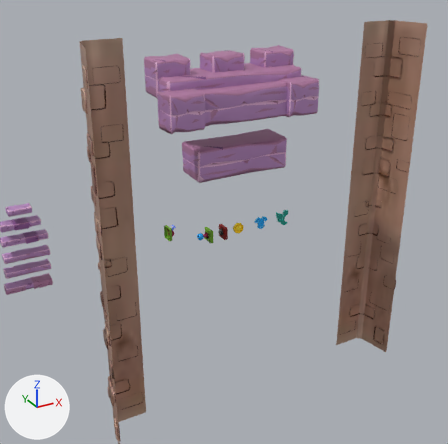
The FBX model Tower-Style-Game/Assets/Arts/Tower_style_assets_V01.fbx as it was, and as the next commit left it.
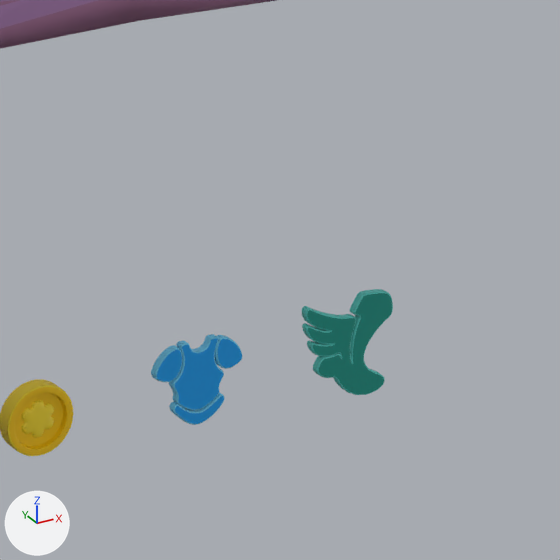
Old and new are each drawn from a 50 mm lens placed at (-12.95, -21.64, 11.26), pointed at (-0.49, 1.02, -0.07) and again close up on the part from 52% to 70% of the width and 38% to 56% of the height. The axes (+X, +Y, +Z) are drawn at lower left. The lights are the same throughout. Where no turn or scale is listed for an object, it has been applied to the vertices.

Names of what the first close-up shows: 'Armor', 'Coin', 'Double_jump1', 'Platform_Down'.
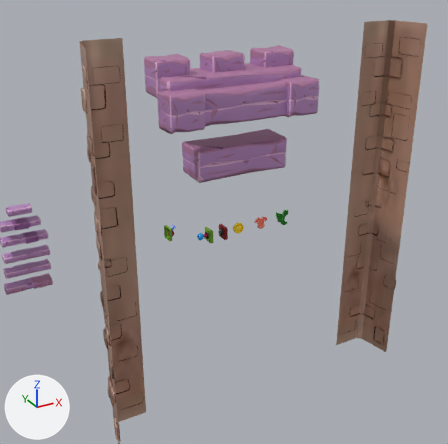
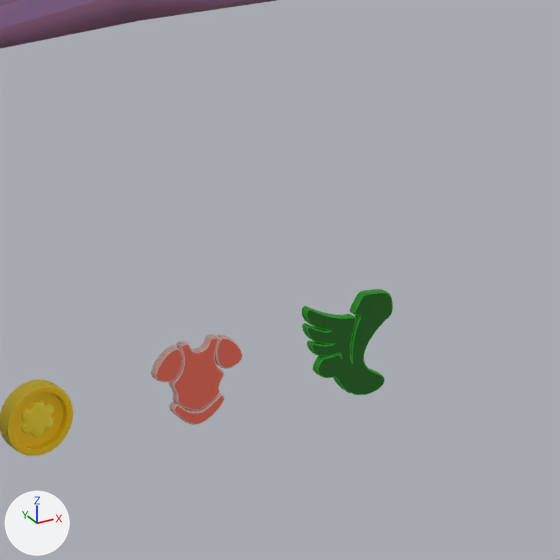
The change, as JSON lines over the scene's bpy script:
```json
{"block": "me_mesh_001", "where": "# used by ob_armor; location = (0.847, 0.0, 0.045)"}
{"op": "remove", "block": "me_mesh_001", "code": "me_mesh_001.from_pydata(...)  # 1128 vertices, 2240 faces; spans x -0.33..0.322, y -0.03..0.03, z -0.337..0.247"}
{"op": "add", "block": "me_mesh_001", "code": "me_mesh_001.from_pydata(...)  # 865 vertices, 1714 faces; spans x -0.33..0.322, y -0.03..0.03, z -0.338..0.247"}
{"block": "me_mesh_001", "change": "me_mesh_001 part 2: 24 vertices moved from x -0.186..0.187, y -0.03..0.03, z -0.195..0.245 to x -0.186..0.187, y -0.03..0.03, z -0.195..0.247; 432 vertices removed from x -0.314..0.307, y -0.03..0.03, z -0.337..0.247; 169 vertices added at x -0.311..0.303, y -0.03..0.03, z -0.338..0.247"}
{"block": "me_mesh_001", "change": "me_mesh_001 part 3: 922 kept faces spanning x -0.33..0.322, y -0.03..0.03, z -0.337..0.246 get new texture (UV) coordinates"}
{"block": "me_mesh", "where": "me_mesh.from_pydata(...)  # 1404 vertices, 2804 faces; spans x -0.3..0.376, y -0.03..0.03, z -0.421..0.298"}
{"block": "me_mesh", "where": "# used by ob_double_jump1; location = (1.937, 0.0, 0.062)"}
{"block": "me_mesh", "change": "me_mesh part 1: texture (UV) coordinates of 2804 of 2804 faces, centred in x -0.3..0.376, y -0.03..0.03, z -0.421..0.298, changed; they spanned u 0.07..0.07, v 0.07..0.1 and now span u 0.38..0.38, v 0.04..0.07"}
```

Pixel boxes (x1, y1, x2, y2) of what changed, in the close-ups (560 x 560 px):
```json
{"part": 1, "of": "me_mesh", "change": "surface changed", "before": [302, 289, 393, 395], "after": [302, 289, 393, 395], "on screen": "cyan to green"}
{"part": 2, "of": "me_mesh_001", "change": "cut back", "before": [156, 334, 242, 425], "after": [156, 334, 242, 425]}
{"part": 3, "of": "me_mesh_001", "change": "surface changed", "before": [151, 335, 242, 425], "after": [151, 335, 242, 425], "on screen": "blue to brown"}
```
